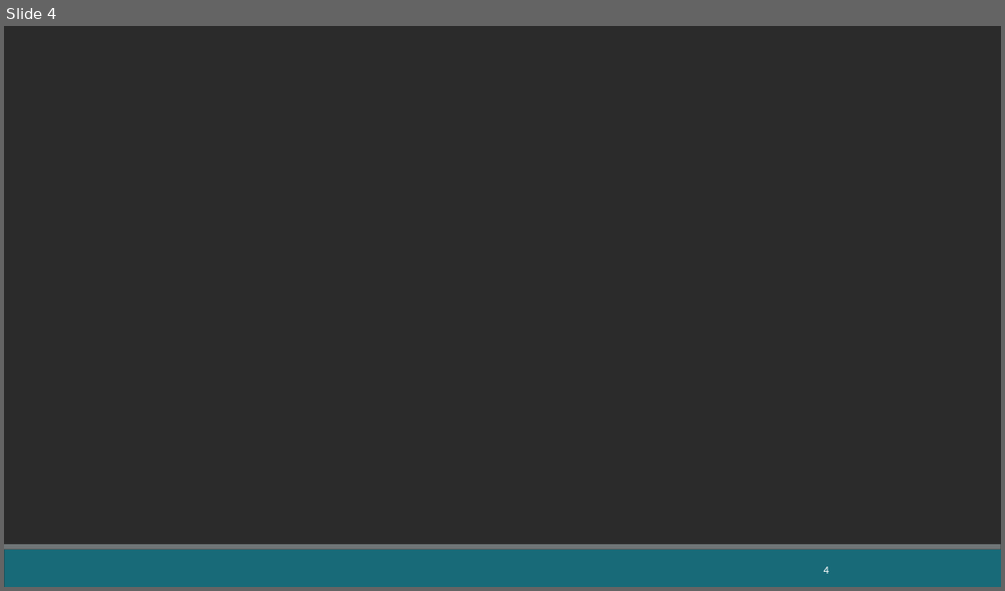
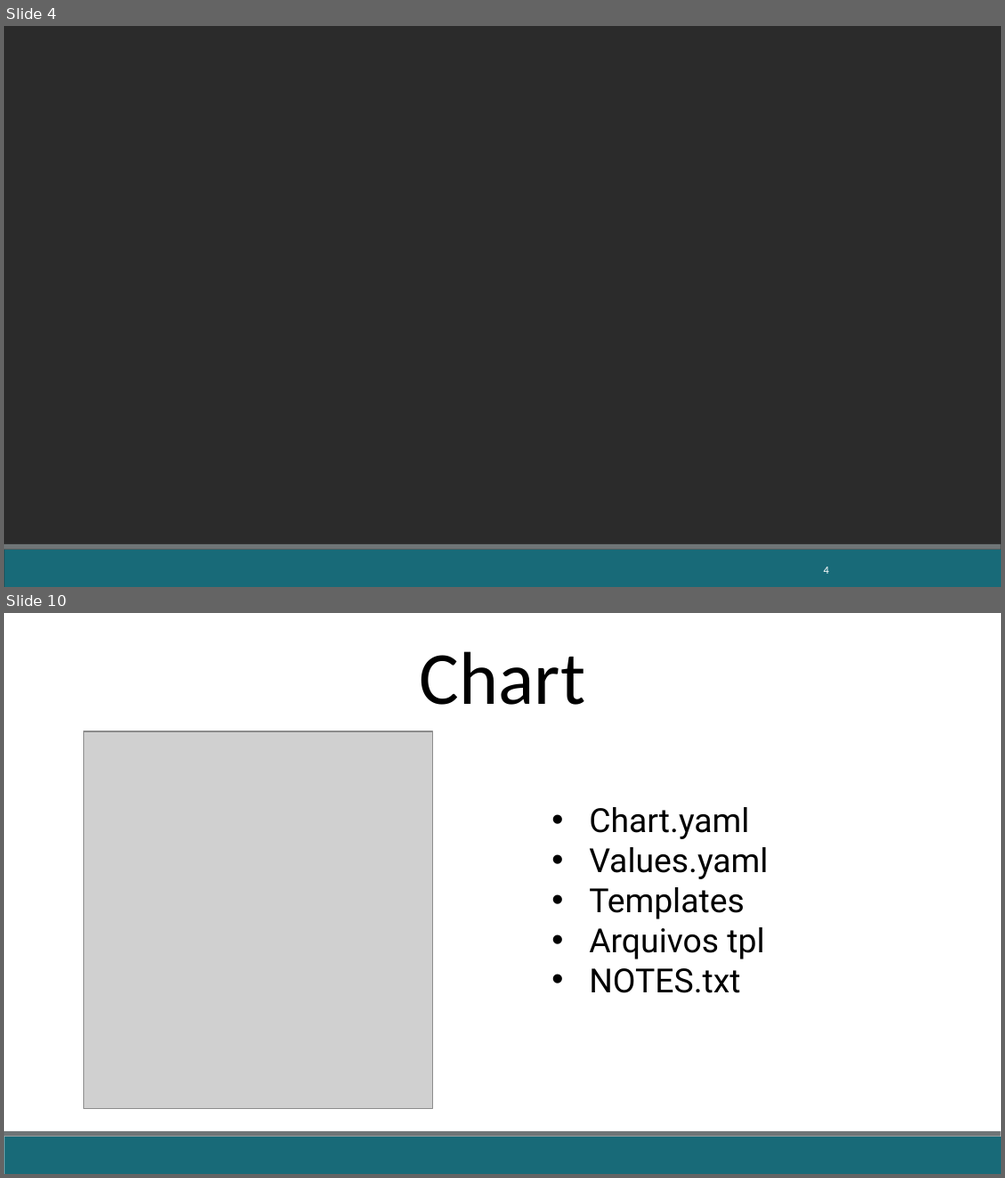
Before and after one commit to fabricioveronez/Apresentacao_Helm, a slide deck: docs/Helm.pptx. Shown one above the other, each under a label of ours: slide 4 before the commit, slides 4 and 10 after it; the slides between them are not shown. The pictures are 1005x591 and 1005x1178 pixels, drawn with LibreOffice and Linux fonts; fonts in the diff are those of the drawing; grey boxes stand for pictures; background and template pictures are left out; a plain dark background stands for a picture behind light text. Boxes give left, top, right and bottom in pixels: in the first picture for what was removed or moved away, otherwise in the second. Text is boxed around its words. In the diff, an @@ line names an element or a change of style, - is before the commit and + after.

```diff
--- a/docs/Helm.pptx
+++ b/docs/Helm.pptx
@@ slide 10 added at (x1=4, y1=613, x2=1001, y2=1174), background #FFFFFF; not listed: 2 template elements that a slide beside it also shows @@
@@ text added at (x1=420, y1=651, x2=585, y2=705), 54 pt, text #000000 @@
+Chart
@@ picture added at (x1=84, y1=731, x2=433, y2=1109) @@
@@ text added at (x1=589, y1=807, x2=768, y2=993), 24 pt, text #000000 @@
+• Chart.yaml
+• Values.yaml
+• Templates
+• Arquivos tpl
+• NOTES.txt
```
Also in this commit, not shown: 1 slide changed, 6 other slides added, 1 slide removed, 20 other files.
